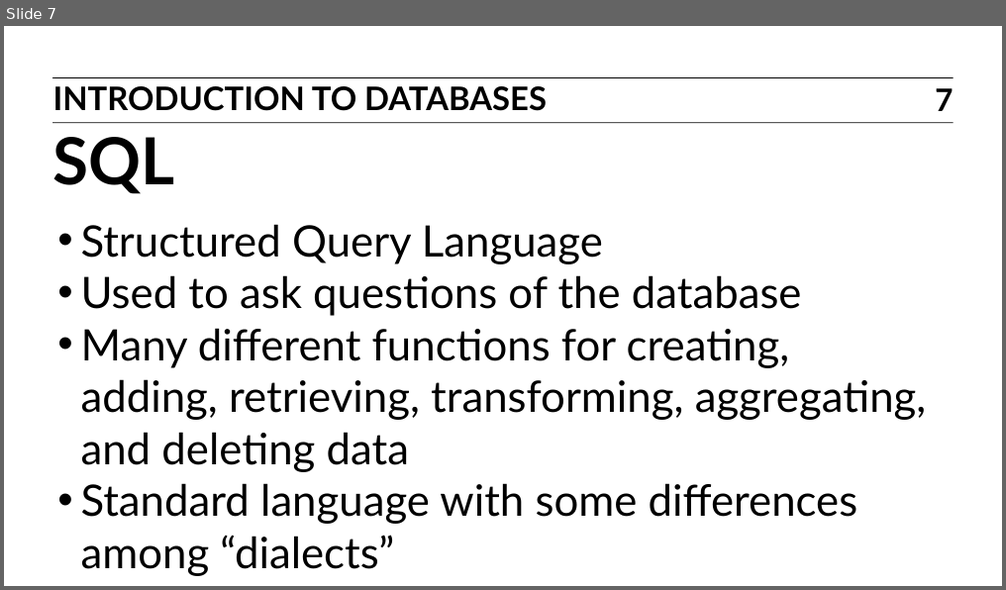
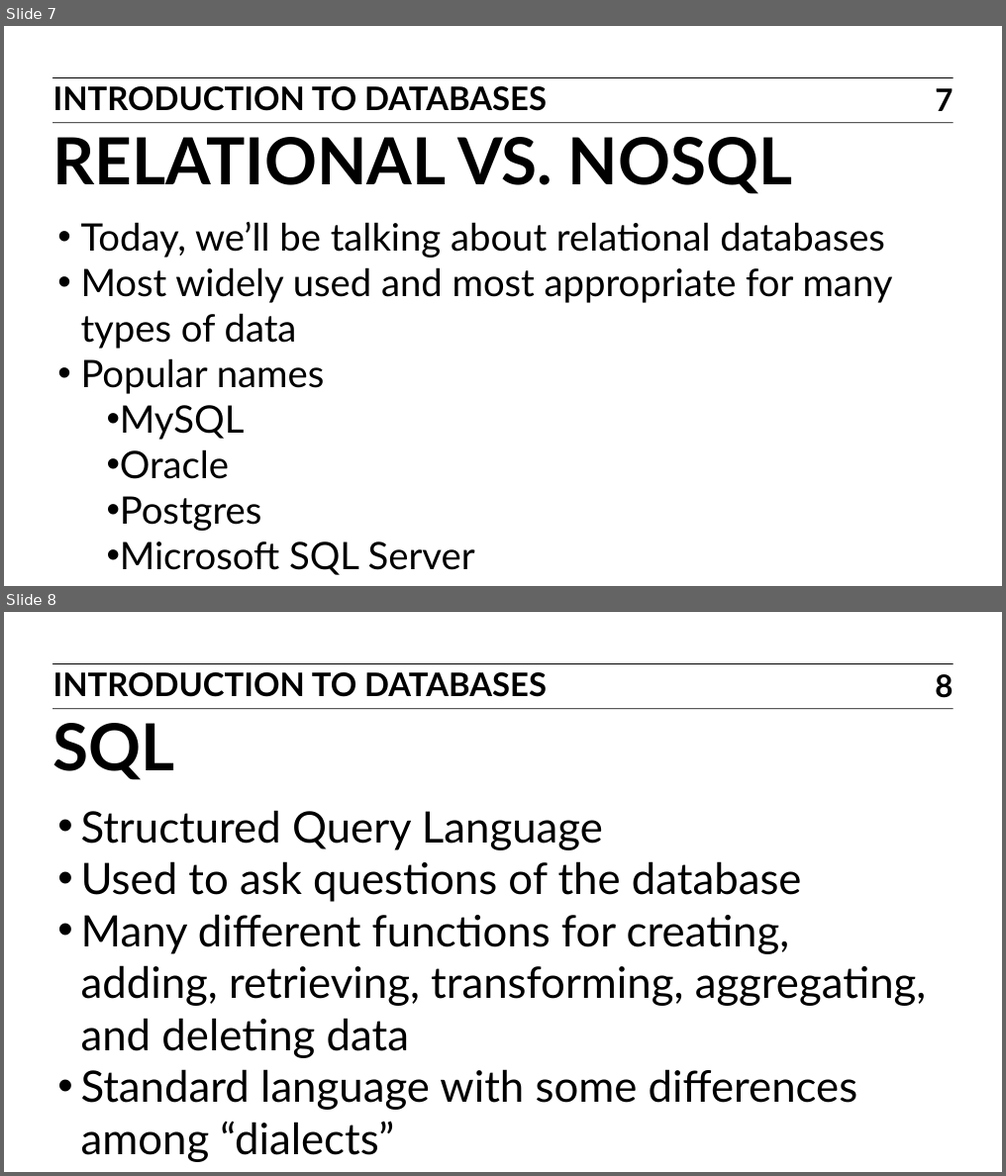
Before and after one commit to justmarkham/DAT5, a slide deck: slides/20_sql.pptx. Shown one above the other, each under a label of ours: slide 7 before the commit, slides 7 and 8 after it. The pictures are 1006x590 and 1006x1176 pixels, drawn with LibreOffice and Linux fonts; fonts in the diff are those of the drawing. Boxes give left, top, right and bottom in pixels: in the first picture for what was removed or moved away, otherwise in the second. Text is boxed around its words. In the diff, an @@ line names an element or a change of style, - is before the commit and + after.

Commit message:
Added database list slide

```diff
--- a/slides/20_sql.pptx
+++ b/slides/20_sql.pptx
@@ slide 7 added at <box>4,26,1002,586</box>, background #FFFFFF; not listed: 2 template elements that a slide beside it also shows @@
@@ text added at <box>54,86,547,111</box>, 24 pt, text #000000, bold @@
+INTRODUCTION TO DATABASES
@@ page number added at <box>935,88,952,111</box>, 23 pt, text #000000, bold @@
+7
@@ text added at <box>54,137,793,194</box>, 48 pt, text #000000, bold @@
+RELATIONAL VS. NOSQL
@@ text added at <box>81,222,893,575</box>, 28 pt, text #000000 @@
+• Today, we’ll be talking about relational databases
+• Most widely used and most appropriate for many types of data
+• Popular names
+  • MySQL
+  • Oracle
+  • Postgres
+  • Microsoft SQL Server
+  • SQLite
@@ what was slide 7 is now slide 8 @@
@@ page number at <box>935,674,952,698</box>: text changed @@
-7
+8
```
Also in this commit, not shown: 1 other file.
